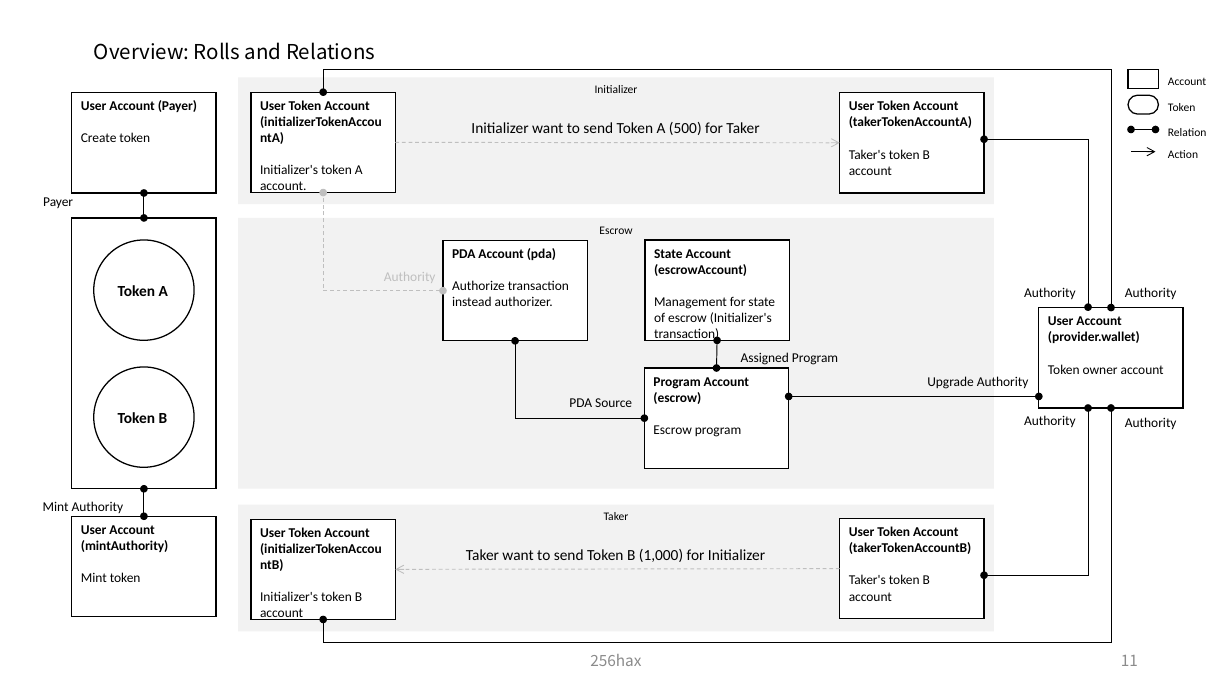
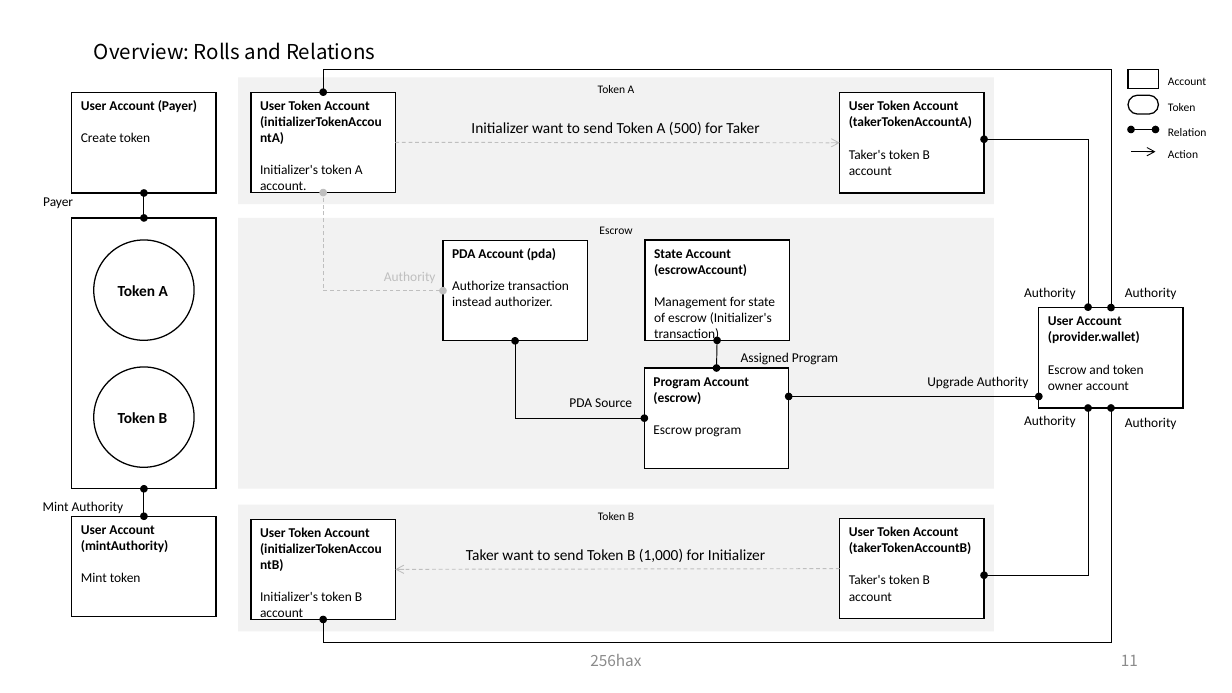
Before and after one commit to SmartGru25/Solana-React-Minimal, a slide deck: slide 12 of docs/Solana_Blockchain_Outline_Figure.pptx. Drawn at 1232x693 pixels with LibreOffice and Linux fonts; fonts in the diff are those of the drawing. Boxes give left, top, right and bottom in pixels: in the first picture for what was removed or moved away, otherwise in the second. Text is boxed around its words. In the diff, an @@ line names an element or a change of style, - is before the commit and + after.

Commit message:
docs: formatting escrow

```diff
--- a/docs/Solana_Blockchain_Outline_Figure.pptx
+++ b/docs/Solana_Blockchain_Outline_Figure.pptx
@@ text in rectangle at (x1=598, y1=85, x2=635, y2=93): text changed @@
-Initializer
+Token A
@@ text in rectangle at (x1=1048, y1=364, x2=1144, y2=390): text changed @@
-Token owner account
+Escrow and token owner account
@@ text in rectangle at (x1=598, y1=512, x2=634, y2=520): text changed @@
-Taker
+Token B
```
Also in this commit, not shown: 5 other slides changed.
